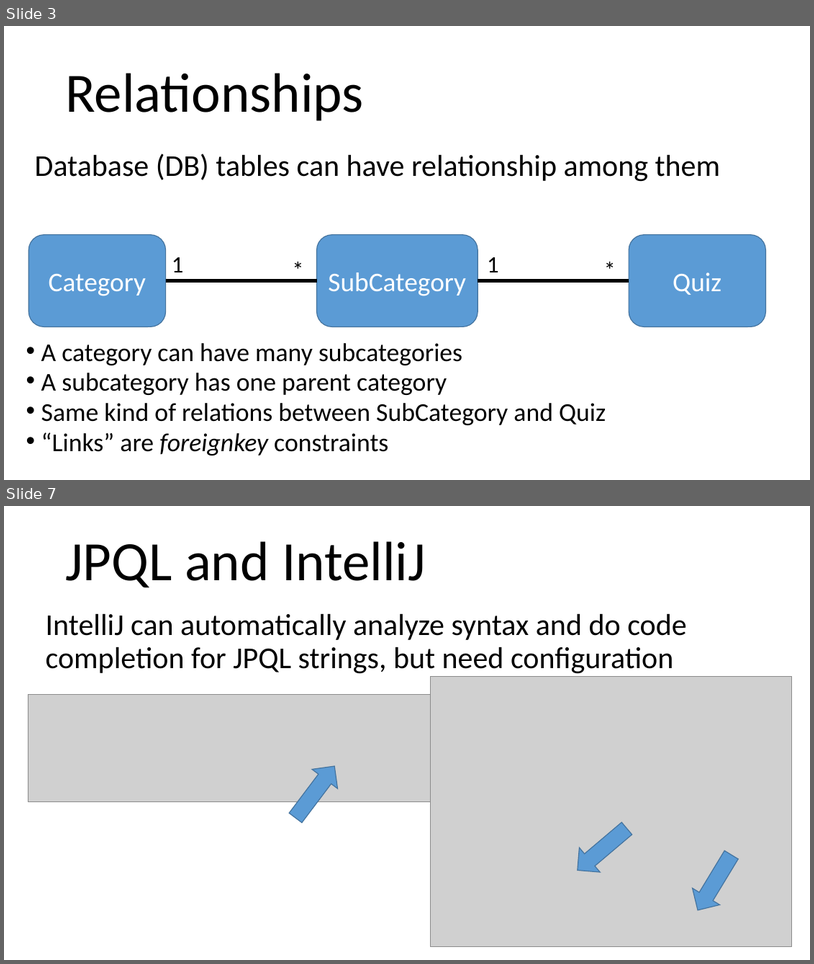
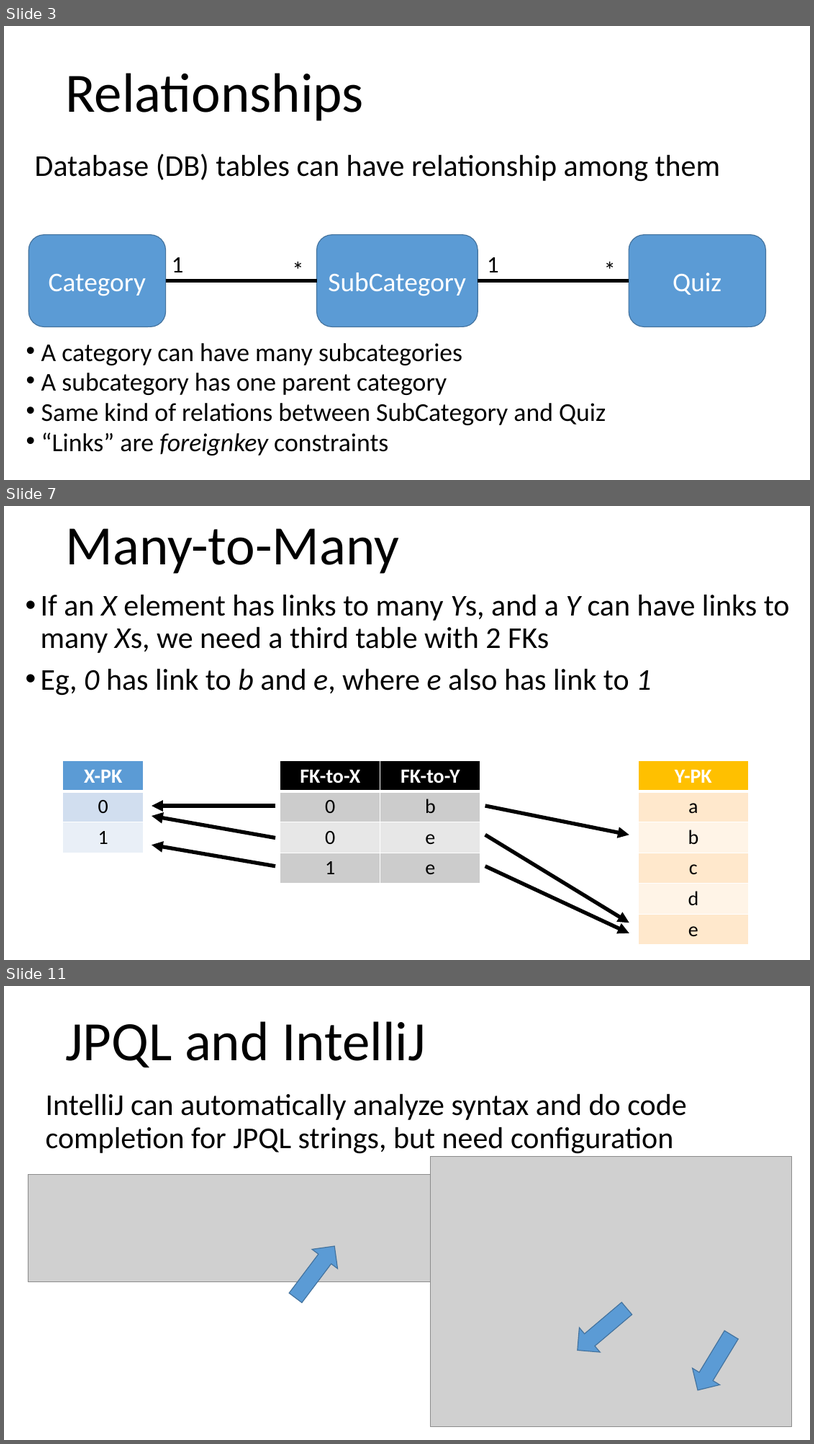
Before and after one commit to arcuri82/testing_security_development_enterprise_systems, a slide deck: doc/intro/slides/lesson_02_jpa.pptx. Shown one above the other, each under a label of ours: slides 3 and 7 before the commit, slides 3, 7 and 11 after it; the slides between them are not shown. The pictures are 814x964 and 814x1444 pixels, drawn with LibreOffice and Linux fonts; fonts in the diff are those of the drawing; grey boxes stand for pictures. Boxes give left, top, right and bottom in pixels: in the first picture for what was removed or moved away, otherwise in the second. Text is boxed around its words. In the diff, an @@ line names an element or a change of style, - is before the commit and + after.

```diff
--- a/doc/intro/slides/lesson_02_jpa.pptx
+++ b/doc/intro/slides/lesson_02_jpa.pptx
@@ slide 7 added at [4, 506, 810, 960], background #FFFFFF @@
@@ title added at [65, 528, 399, 574], 66 pt, text #000000 @@
+Many-to-Many
@@ text added at [41, 595, 790, 695], 36 pt, text #000000 @@
+• If an X element has links to many Ys, and a Y can have links to many Xs, we need a third table with 2 FKs
+• Eg, 0 has link to b and e, where e also has link to 1
@@ table added at [63, 761, 143, 852], 3 rows, 1 columns @@
+X-PK
+0
+1
@@ table added at [280, 761, 481, 882], 4 rows, 2 columns @@
+FK-to-X | FK-to-Y
+0 | b
+0 | e
+1 | e
@@ table added at [638, 761, 748, 942], 6 rows, 1 columns @@
+Y-PK
+a
+b
+c
+d
+e
@@ arrow added from (275, 806) to (152, 806), #000000 4.5 pt @@
@@ arrow added from (486, 806) to (630, 834), #000000 4.5 pt @@
@@ arrow added from (275, 837) to (152, 816), #000000 4.5 pt @@
@@ arrow added from (275, 866) to (152, 845), #000000 4.5 pt @@
@@ arrow added from (486, 834) to (630, 922), #000000 4.5 pt @@
@@ arrow added from (486, 866) to (630, 933), #000000 4.5 pt @@
@@ what was slide 7 is now slide 11 @@
```
Also in this commit, not shown: 3 slides changed, 3 other slides added, 1 other file.
